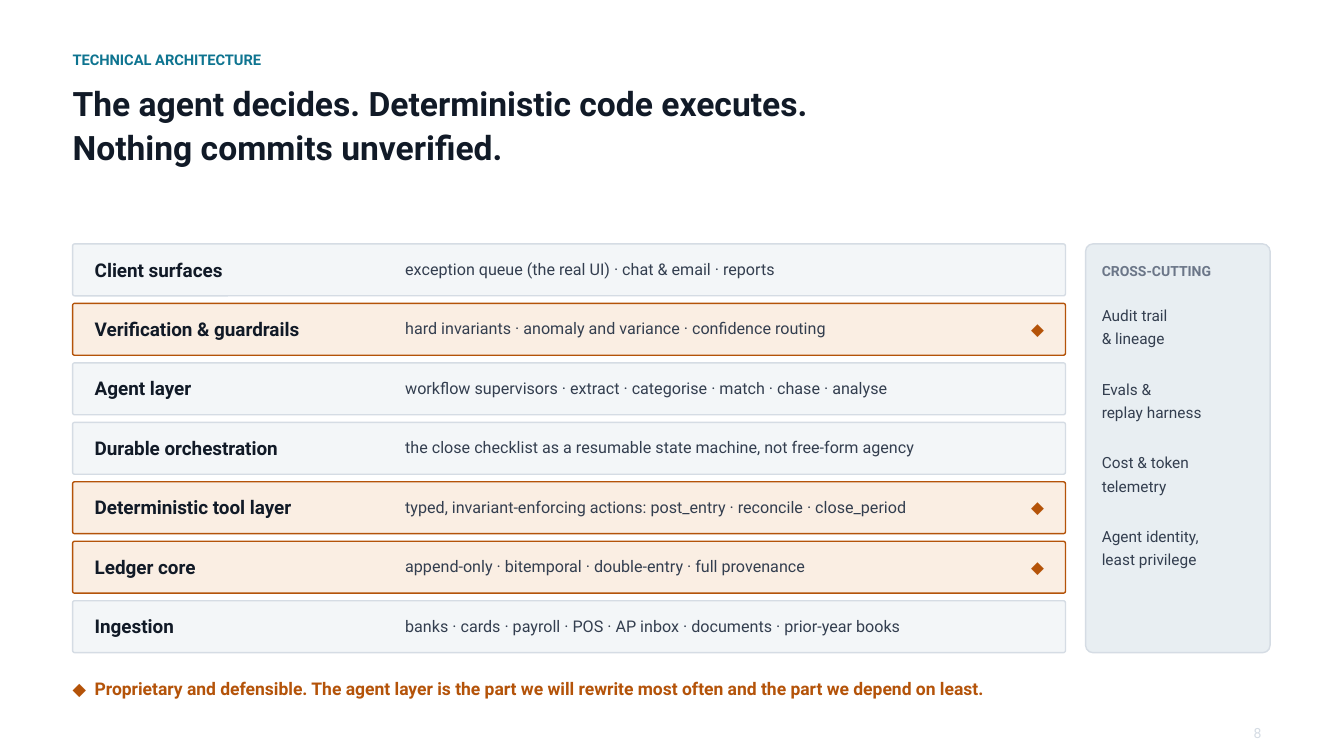
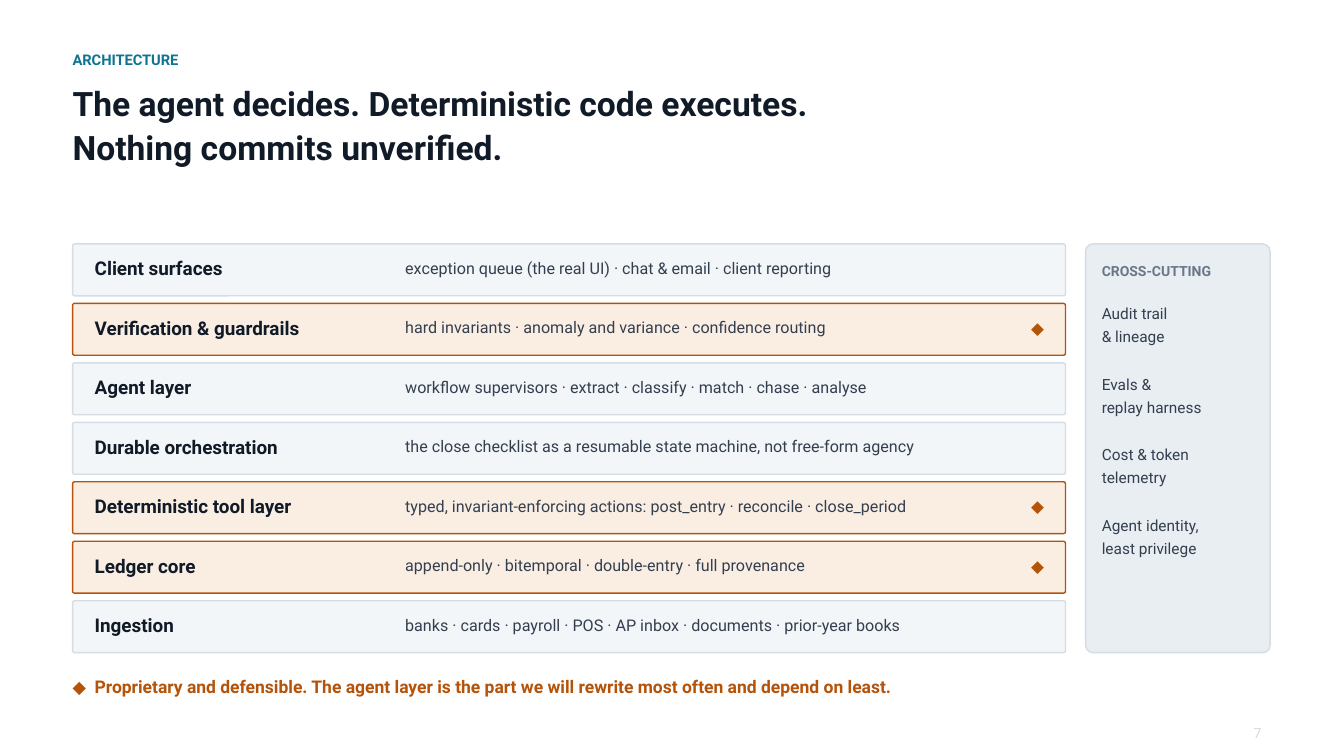
Before and after one commit to cllu/aimi-accounting-software-proposal, a slide deck: slide 8 of agent-native-accounting-deck.pptx (slide 9 before the commit). Drawn at 1344x756 pixels with LibreOffice and Linux fonts; fonts in the diff are those of the drawing. Boxes give left, top, right and bottom in pixels: in the first picture for what was removed or moved away, otherwise in the second. Text is boxed around its words. In the diff, an @@ line names an element or a change of style, - is before the commit and + after.

```diff
--- a/agent-native-accounting-deck.pptx
+++ b/agent-native-accounting-deck.pptx
@@ text at (73,54,179,65): text changed @@
-TECHNICAL ARCHITECTURE
+ARCHITECTURE
@@ text at (405,261,831,278): text changed @@
-exception queue (the real UI) · chat & email · reports
+exception queue (the real UI) · chat & email · client reporting
@@ text at (405,381,867,397): text changed @@
-workflow supervisors · extract · categorise · match · chase · analyse
+workflow supervisors · extract · classify · match · chase · analyse
@@ text "Evals & replay harness": place and size @@
-text "Evals & replay harness" at (1102,383,1202,421)
+text "Evals & replay harness" at (1102,378,1202,416)
@@ text "Cost & token telemetry": place and size @@
-text "Cost & token telemetry" at (1102,456,1189,496)
+text "Cost & token telemetry" at (1102,448,1189,487)
@@ text "Agent identity, least privilege": place and size @@
-text "Agent identity, least privilege" at (1102,530,1198,568)
+text "Agent identity, least privilege" at (1102,519,1198,557)
@@ text at (95,679,891,697): text changed @@
-◆ Proprietary and defensible. The agent layer is the part we will rewrite most often and the part we depend on least.
+◆ Proprietary and defensible. The agent layer is the part we will rewrite most often and depend on least.
@@ text at (1254,728,1262,735): text changed @@
-8
+7
```
Also in this commit, not shown: 7 other slides changed, 9 slides added, 10 slides removed, 1 other file.
